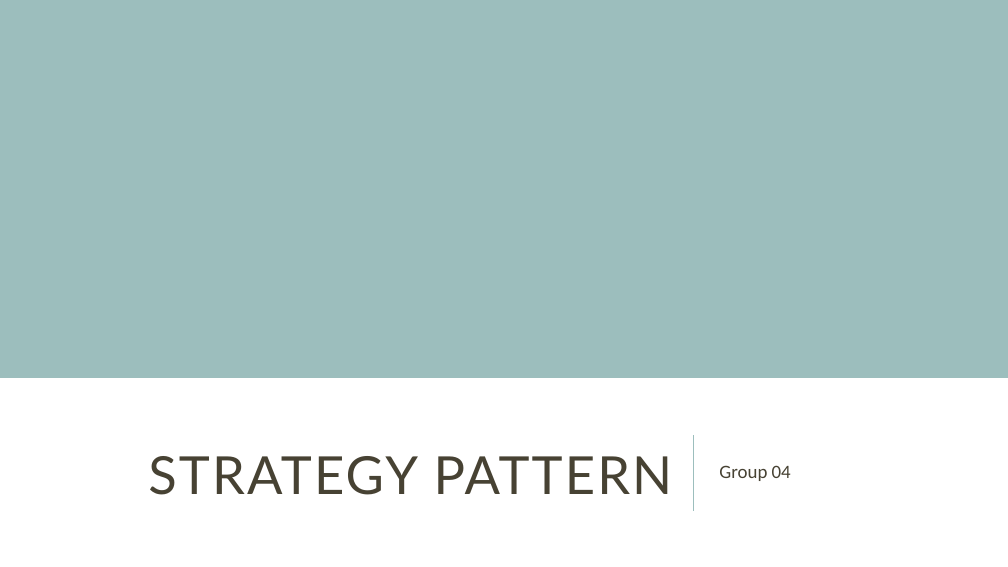
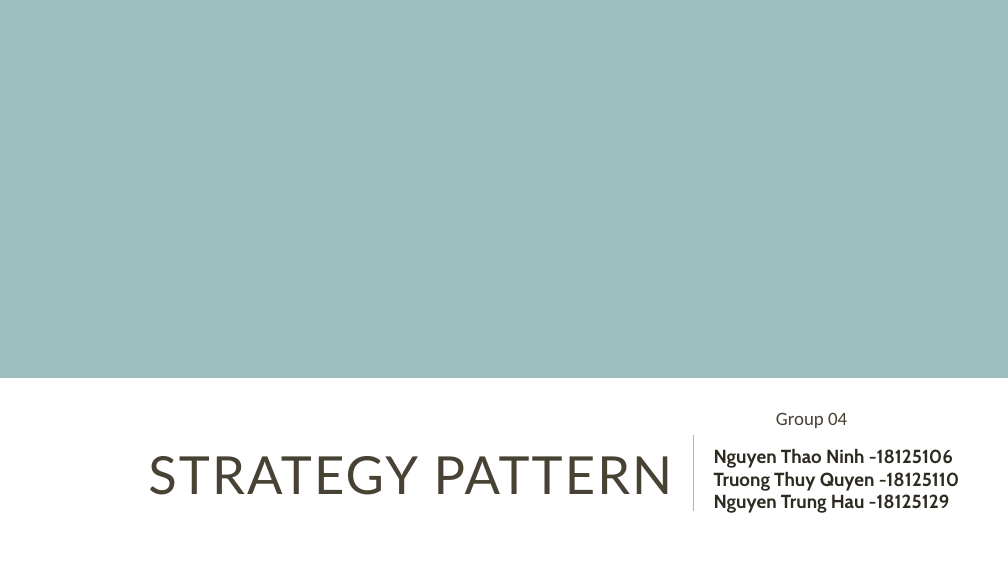
Before and after one commit to ntninh18/crossy-road, a slide deck: slide 1 of seminar/StrategyPattern.pptx. Drawn at 1008x567 pixels with LibreOffice and Linux fonts; fonts in the diff are those of the drawing. Boxes give left, top, right and bottom in pixels: in the first picture for what was removed or moved away, otherwise in the second. Text is boxed around its words. In the diff, an @@ line names an element or a change of style, - is before the commit and + after.

Commit message:
hoàn thành slide StrategyPattern

```diff
--- a/seminar/StrategyPattern.pptx
+++ b/seminar/StrategyPattern.pptx
@@ subtitle "Group 04": place and size @@
-subtitle "Group 04" at box(719, 465, 791, 481)
+subtitle "Group 04" at box(776, 412, 847, 428)
@@ text added at box(714, 449, 959, 513), 18 pt, text #2E2B21, bold @@
+Nguyen Thao Ninh -18125106
+Truong Thuy Quyen -18125110
+Nguyen Trung Hau -18125129
```
Also in this commit, not shown: 4 other slides changed, 8 slides added, 4 slides removed.
